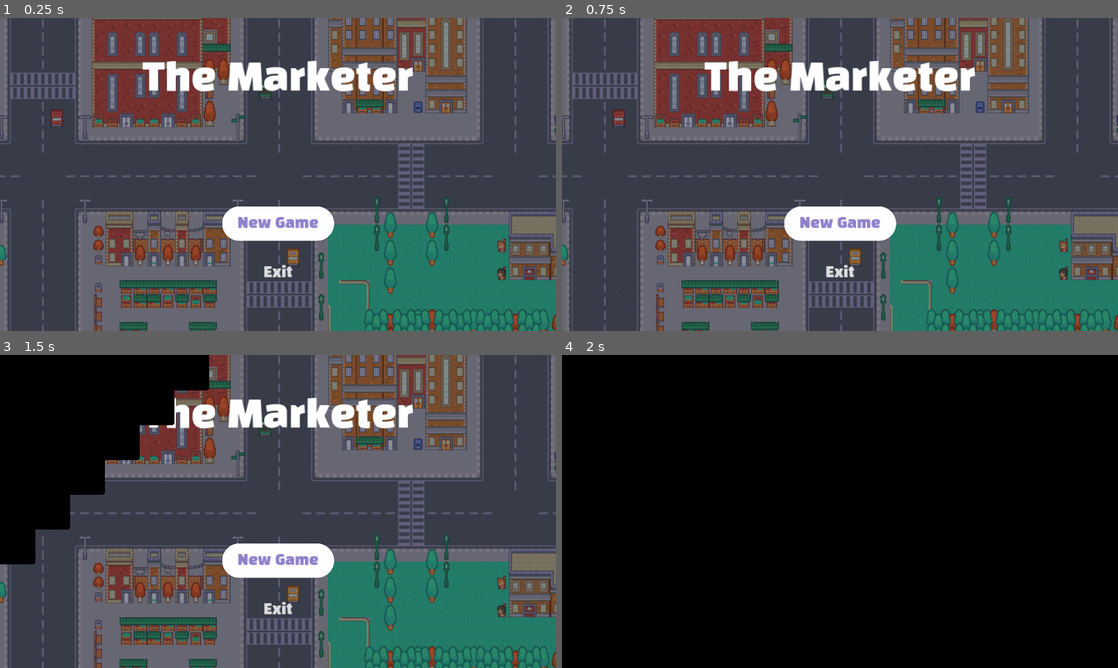
Above: before the commit, frames 1-4 (two rows, left to right).
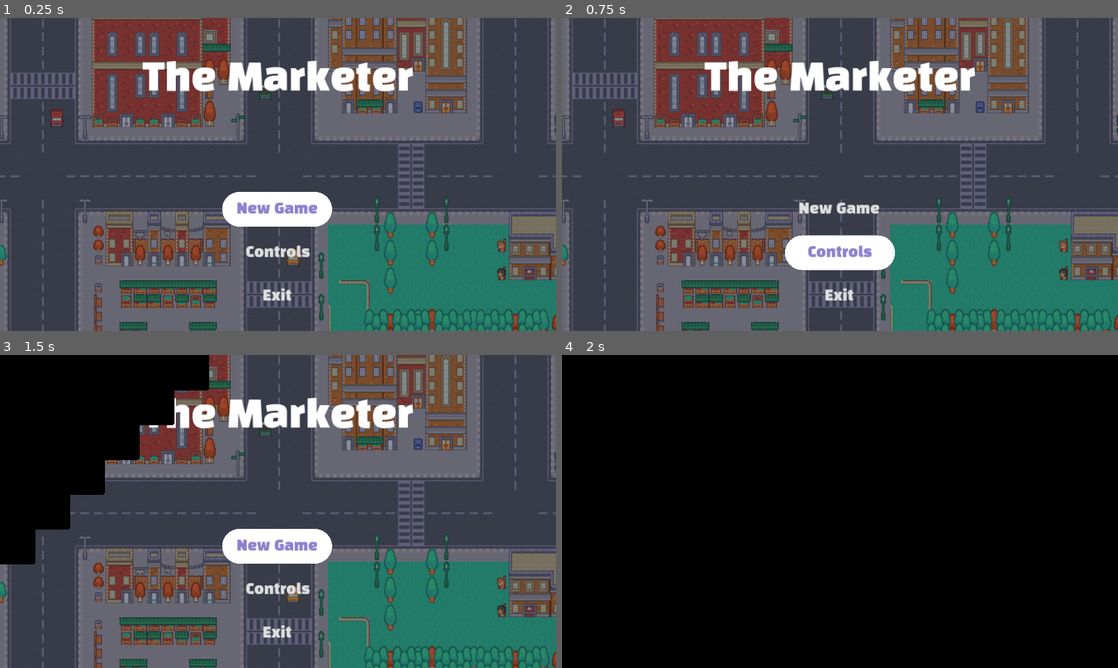
Above: after the commit, the same moments.

Repository: madeleineostoja/the-marketer
Game: Godot game, scene res://scenes/menu/menu.tscn
Two runs of this game, one before a commit and one after it. Both use one fixed random seed, a clock stepped at 60 frames per second and the inputs below.
Inputs (mouse positions are in pixels of both pictures, inside the frame that each line leads up to):
- Up to frame 1 (0.25 s): no input
- Up to frame 2 (0.75 s): click (840, 252) at 0.5 s, where only the run after the commit has a clickable "Controls"
- Up to frame 3 (1.5 s): click "New Game" at 1.25 s
- Up to frame 4 (2 s): no input

The runs differ from the first frame. In frame 1, 3.0% of the frame differs, in the area x 39-61%, y 55-91%; in frame 2, 3.9%, in the area x 39-61%, y 58-91%; in frame 3, 3.0%; in frame 4, nothing differs.

Commit message:
Add controls placeholderb utton

Diff:
--- a/scenes/menu/menu.tscn
+++ b/scenes/menu/menu.tscn
@@ -40,6 +40,47 @@
 
 [node name="Map" parent="." instance=ExtResource("2_1n44p")]
 
+[node name="Start" type="Button" parent="."]
+z_index = 110
+anchors_preset = 8
+anchor_left = 0.5
+anchor_top = 0.5
+anchor_right = 0.5
+anchor_bottom = 0.5
+offset_left = -193.5
+offset_top = 60.0
+offset_right = 186.5
+offset_bottom = 180.0
+grow_horizontal = 2
+grow_vertical = 2
+focus_neighbor_bottom = NodePath("../Controls")
+focus_next = NodePath("../Controls")
+theme = ExtResource("3_d3jc0")
+theme_override_font_sizes/font_size = 48
+shortcut = SubResource("Shortcut_hqsfn")
+text = "New Game"
+
+[node name="Controls" type="Button" parent="."]
+z_index = 110
+anchors_preset = 8
+anchor_left = 0.5
+anchor_top = 0.5
+anchor_right = 0.5
+anchor_bottom = 0.5
+offset_left = -190.0
+offset_top = 210.0
+offset_right = 190.0
+offset_bottom = 330.0
+grow_horizontal = 2
+grow_vertical = 2
+focus_neighbor_top = NodePath("../Start")
+focus_neighbor_bottom = NodePath("../Exit")
+focus_next = NodePath("../Exit")
+focus_previous = NodePath("../Start")
+theme = ExtResource("3_d3jc0")
+theme_override_font_sizes/font_size = 48
+text = "Controls"
+
 [node name="Exit" type="Button" parent="."]
 z_index = 110
 anchors_preset = 8
@@ -48,35 +89,18 @@
 anchor_right = 0.5
 anchor_bottom = 0.5
 offset_left = -193.5
-offset_top = 279.5
-offset_right = 193.5
-offset_bottom = 398.5
+offset_top = 360.0
+offset_right = 186.5
+offset_bottom = 480.0
 grow_horizontal = 2
 grow_vertical = 2
-focus_neighbor_top = NodePath("../Start")
+focus_neighbor_top = NodePath("../Controls")
+focus_next = NodePath("../Start")
+focus_previous = NodePath("../Controls")
 theme = ExtResource("3_d3jc0")
 theme_override_font_sizes/font_size = 48
 shortcut = SubResource("Shortcut_hqsfn")
 text = "Exit"
 
-[node name="Start" type="Button" parent="."]
-z_index = 110
-anchors_preset = 8
-anchor_left = 0.5
-anchor_top = 0.5
-anchor_right = 0.5
-anchor_bottom = 0.5
-offset_left = -193.5
-offset_top = 110.0
-offset_right = 193.5
-offset_bottom = 229.0
-grow_horizontal = 2
-grow_vertical = 2
-focus_neighbor_bottom = NodePath("../Exit")
-theme = ExtResource("3_d3jc0")
-theme_override_font_sizes/font_size = 48
-shortcut = SubResource("Shortcut_hqsfn")
-text = "New Game"
-
+[connection signal="pressed" from="Start" to="." method="_on_start_pressed"]
 [connection signal="pressed" from="Exit" to="." method="_on_exit_pressed"]
-[connection signal="pressed" from="Start" to="." method="_on_start_pressed"]
